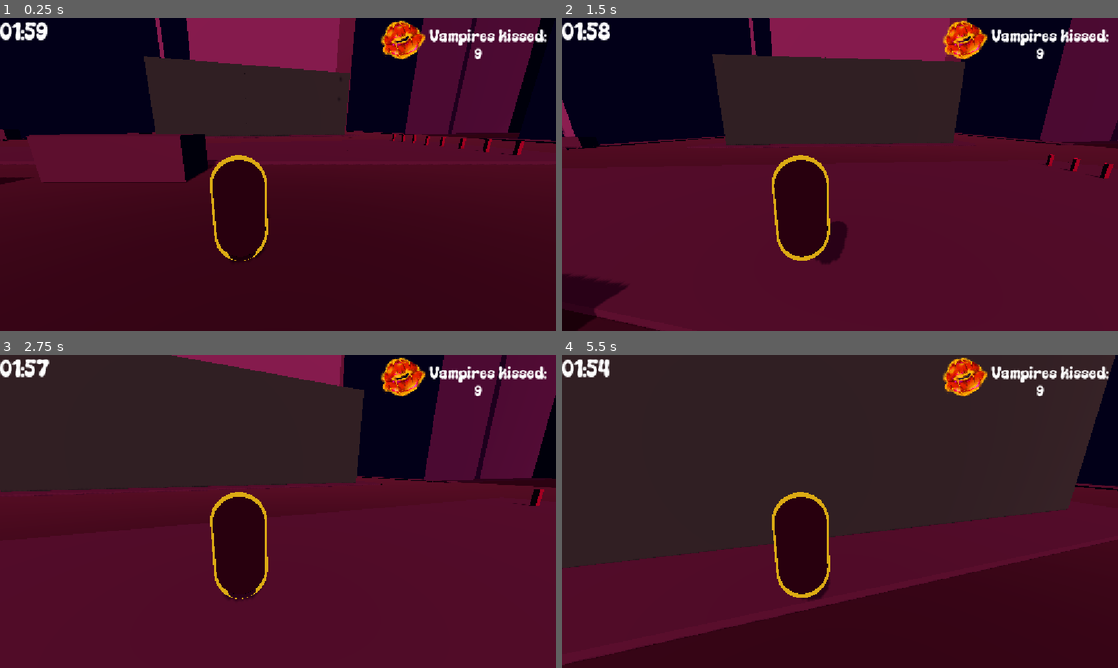
Above: before the commit, frames 1-4 (two rows, left to right).
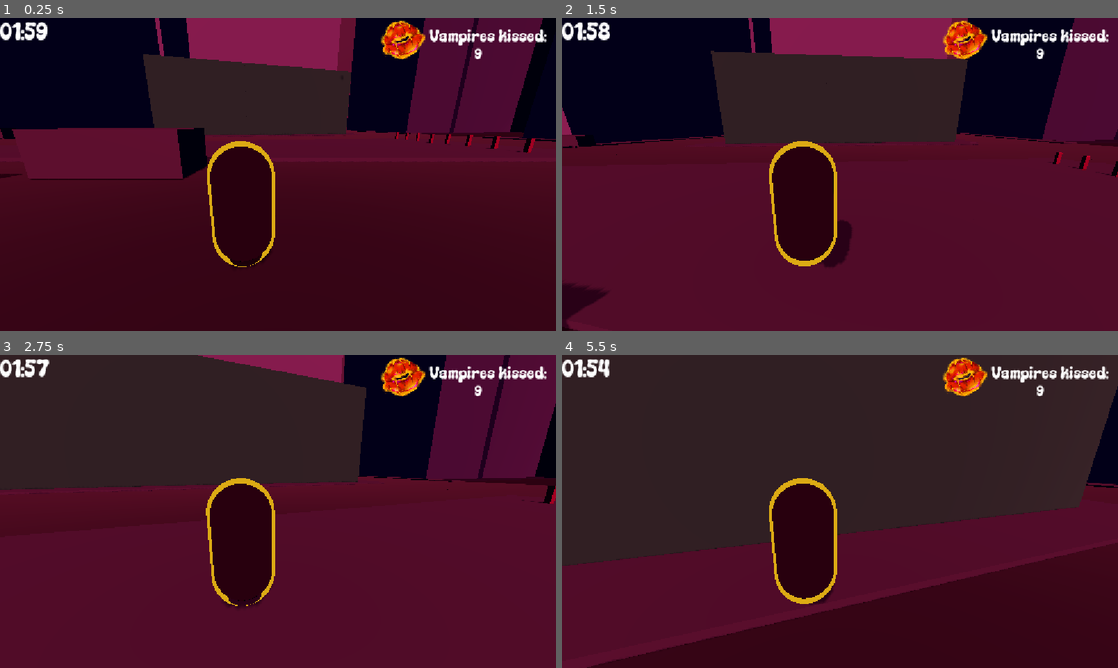
Above: after the commit, the same moments.

Repository: gamedagamez-dev/DownForTheCountGMTK2026
Game: Godot game, scene res://Scenes/World/World3d.tscn
The game is run twice, just before and just after one commit, with the same random seed, the same clock (stepped at 60 frames per second) and the same inputs.
Inputs (mouse positions are in pixels of both pictures, inside the frame that each line leads up to):
- Up to frame 1 (0.25 s): no input
- Up to frame 2 (1.5 s): tap Enter at 0.5 s; move the mouse to (867, 174) at 0.52 s; hold Shift (movement_sprint) 0.53-1.28 s; hold W (move_forward) from 0.53 s (still down); tap Space (movement_jump) at 0.77 s; move the mouse to (812, 174) at 1.27 s; tap Shift (movement_sprint) at 1.35 s
- Up to frame 3 (2.75 s): keep holding W (move_forward); tap Space (movement_jump) at 1.52 s; move the mouse to (289, 505) at 2.02 s; hold Shift (movement_sprint) from 2.03 s (still down)
- Up to frame 4 (5.5 s): keep holding W (move_forward); move the mouse to (834, 517) at 2.77 s; release Shift (movement_sprint) at 2.78 s; tap Shift (movement_sprint) at 2.85, 4.35 s; tap Space (movement_jump) at 3.02, 3.77, 4.52 s; move the mouse to (878, 514) at 3.52 s; hold Shift (movement_sprint) 3.53-4.28 s; move the mouse to (795, 508) at 4.27 s; move the mouse to (845, 511) at 5.02 s; hold Shift (movement_sprint) from 5.03 s (still down)

The runs differ from the first frame. In frame 1, 4.1% of the frame differs, in the area x 0-100%, y 0-80%; in frame 2, 4.4%; in frame 3, 3.6%; in frame 4, 4.6%, in the area x 0-100%, y 0-100%.

Commit message:
fix camera clippng into environment

Diff:
--- a/Scenes/Player/player3d.tscn
+++ b/Scenes/Player/player3d.tscn
@@ -21,9 +21,14 @@
 mesh = SubResource("CapsuleMesh_rk0t1")
 
 [node name="Neck" type="Node3D" parent="." unique_id=719903463]
+transform = Transform3D(1, 0, 0, 0, 1, 0, 0, 0, 1, 0, 1, 0)
 
-[node name="Camera3D" type="Camera3D" parent="Neck" unique_id=429563946]
-transform = Transform3D(1, 0, 0, 0, 0.96965796, 0.24446556, 0, -0.24446556, 0.96965796, 0.76255393, 1.6066718, 3.5139008)
+[node name="SpringArm3D" type="SpringArm3D" parent="Neck" unique_id=1737080907]
+transform = Transform3D(1, 0, 0, 0, 1, 0, 0, 0, 1, 0.6, 0.3, 0)
+spring_length = 3.0
+
+[node name="Camera3D" type="Camera3D" parent="Neck/SpringArm3D" unique_id=429563946]
+transform = Transform3D(1, 0, 0, 0, 0.96965796, 0.24446556, 0, -0.24446556, 0.96965796, 0.763, 0.6, 1.391)
 fov = 80.0
 
 [node name="PlayerUi" parent="." unique_id=425346966 instance=ExtResource("2_vce6t")]
